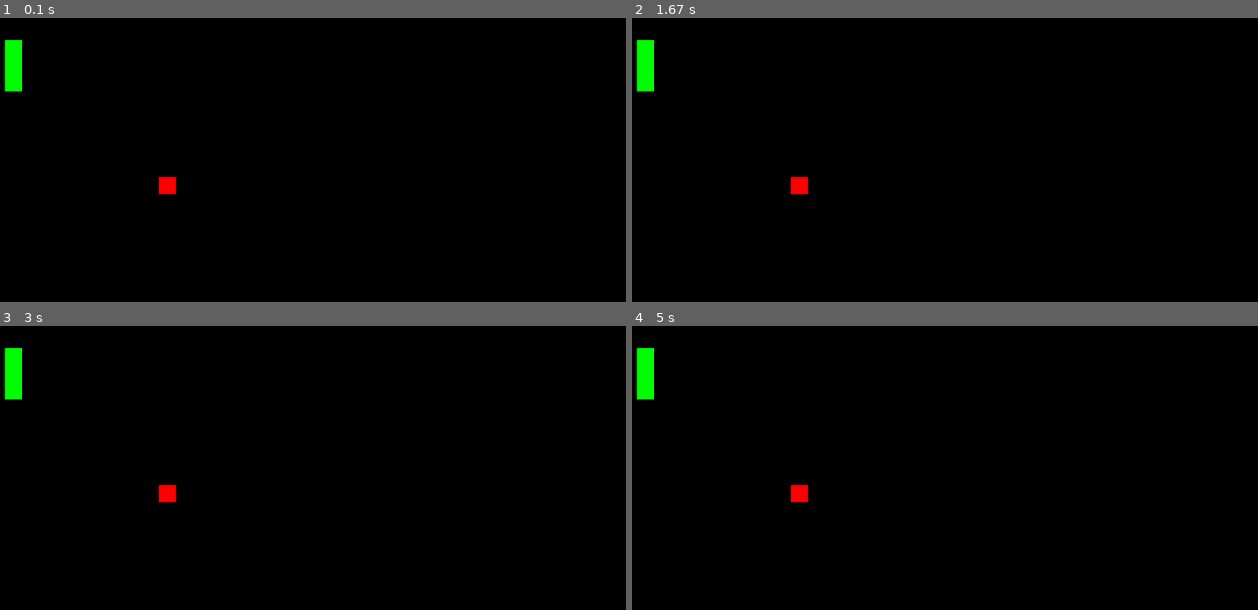
Above: before the commit, frames 1-4 (two rows, left to right).
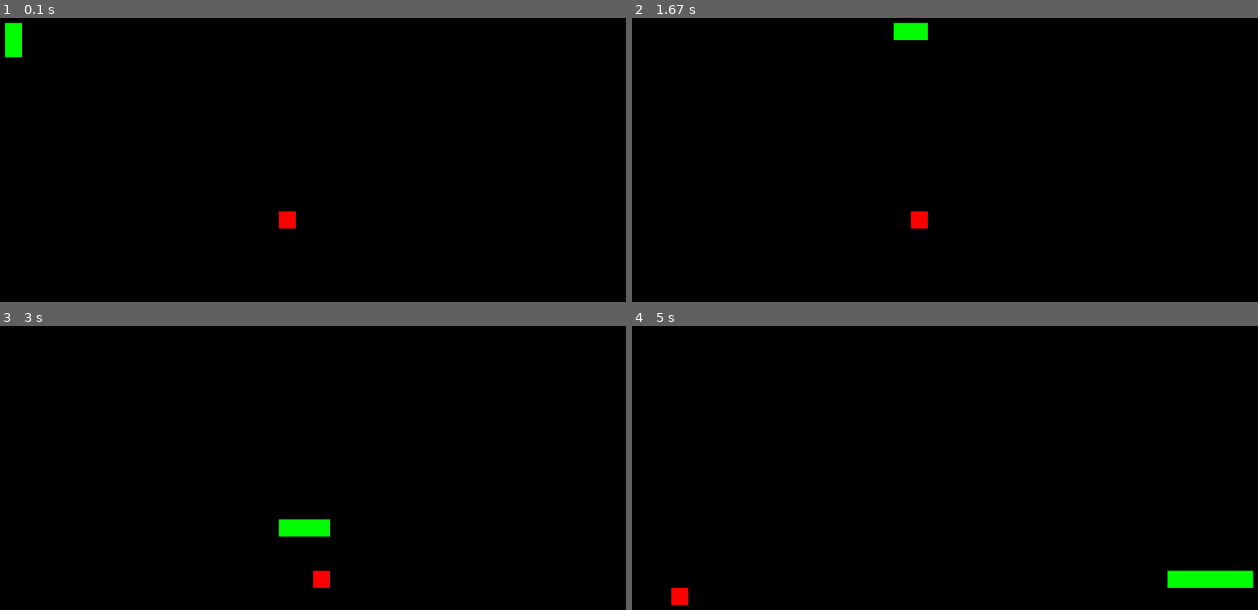
Above: after the commit, the same moments.

Repository: ShenoySameer/SnakeGameAlgorithm
Game: pygame game, started from Main.py
The game is run twice, just before and just after one commit, with the same random seed, the same clock (stepped at 60 frames per second) and the same inputs.
Inputs:
- Up to frame 1 (0.1 s): no input
- Up to frame 2 (1.67 s): no input
- Up to frame 3 (3 s): no input
- Up to frame 4 (5 s): no input

The runs differ from the first frame. In frame 1, 0.9% of the frame differs, in the area x 0-48%, y 1-75%; in frame 2, 1.2%; in frame 3, 1.4%; in frame 4, 1.7%, in the area x 0-100%, y 7-99%.

Commit message:
Add files via upload

Diff:
--- a/Algorithm.py
+++ b/Algorithm.py
@@ -1,8 +1,31 @@
-def dfs_80(graph, snake, apple):
-    E = {}
+from collections import deque
+
+
+def BFS(G, snake, apple):
+    snake_head = snake[0]
+
+    if snake_head == apple:
+        return
+
+    Q = deque([[snake_head]])
+    dist = {snake_head: 0}
+    E = set()
     for node in snake:
         E.add(node)
 
+    while Q:
+        path = Q.popleft()
+        v = path[-1]
+        for num in G[v]:
+            if num not in E:
+                Q.append(path + [num])
+                E.add(num)
+                dist[num] = dist[v] + 1
+                if num == apple:
+                    if len(path) == 1:
+                        return apple
+                    else:
+                        return path[1] #path + [num]
 
 def create_adjacent_grid(x, y):
     grid = {}
@@ -24,5 +47,7 @@
 x = 10  # Width of the grid
 y = 10  # Height of the grid
 grid = create_adjacent_grid(x, y)
-for node, neighbors in grid.items():
-    print(f"Node {node} is connected to: {neighbors}")
+
+
+#print(grid)
+(BFS(grid, [(1, 2), (1, 3), (1, 4)], (5, 2)))
--- a/Main.py
+++ b/Main.py
@@ -1,5 +1,8 @@
 import pygame
-
+from collections import deque
+import random
+from Algorithm import create_adjacent_grid, BFS
+import sys
 
 x = 40
 y = 20
@@ -10,32 +13,52 @@
 RED = "red"
 WINDOW_HEIGHT = y*blocksize
 WINDOW_WIDTH = x*blocksize
-snake = [(1, 2), (1, 3), (1, 4)]
-apple = (5,2)
+snake = deque([(1, 1), (1, 2)])
 
-apple = (10, 10)
+
 def main():
     global SCREEN, CLOCK
+    global apple
+
+
     pygame.init()
     SCREEN = pygame.display.set_mode((WINDOW_WIDTH, WINDOW_HEIGHT))
     CLOCK = pygame.time.Clock()
     SCREEN.fill(BLACK)
+    grid = create_adjacent_grid(x, y)
+    all_points = list(grid.keys())
+    apple = random.choice(list(set(all_points)-set(snake)))
+    last_apple = None
+    delay = 100
 
     while True:
         drawGrid()
+        next_space = BFS(grid, snake, apple)
+        if next_space == apple:
+            last_apple = apple
+            snake.appendleft(apple)
+            apple = random.choice(list(set(all_points)-set(snake)))
+
+        else:
+            snake.appendleft(next_space)
+
+        if next_space != last_apple:
+            #what happens if you collect another apple before the tail reaches
+            snake.pop()
+
         for event in pygame.event.get():
             if event.type == pygame.QUIT:
                 pygame.quit()
                 sys.exit()
 
         pygame.display.update()
-
+        pygame.time.wait(delay)
 
 def drawGrid():
     for x in range(0, WINDOW_WIDTH, blocksize):
         for y in range(0, WINDOW_HEIGHT, blocksize):
             rect = pygame.Rect(x, y, blocksize, blocksize)
-            pygame.draw.rect(SCREEN, BLACK, rect, 1) #change to WHITE for grid
+            pygame.draw.rect(SCREEN, BLACK, rect) #change to WHITE for grid
 
     for body_x, body_y in snake:
         body_rect = pygame.Rect(body_x*blocksize, body_y*blocksize, blocksize, blocksize)
